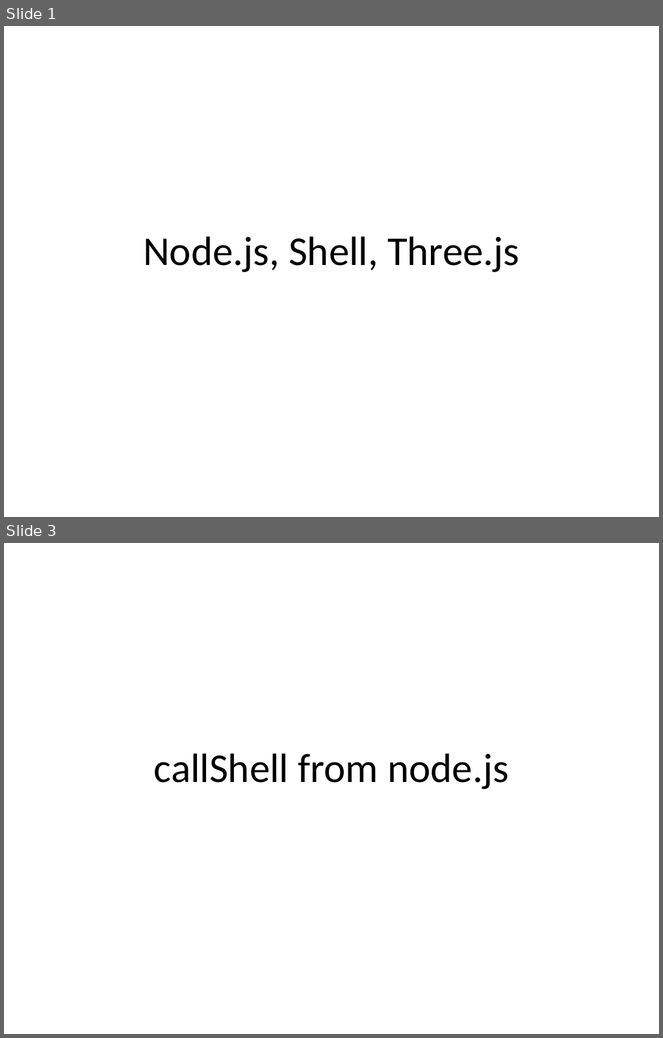
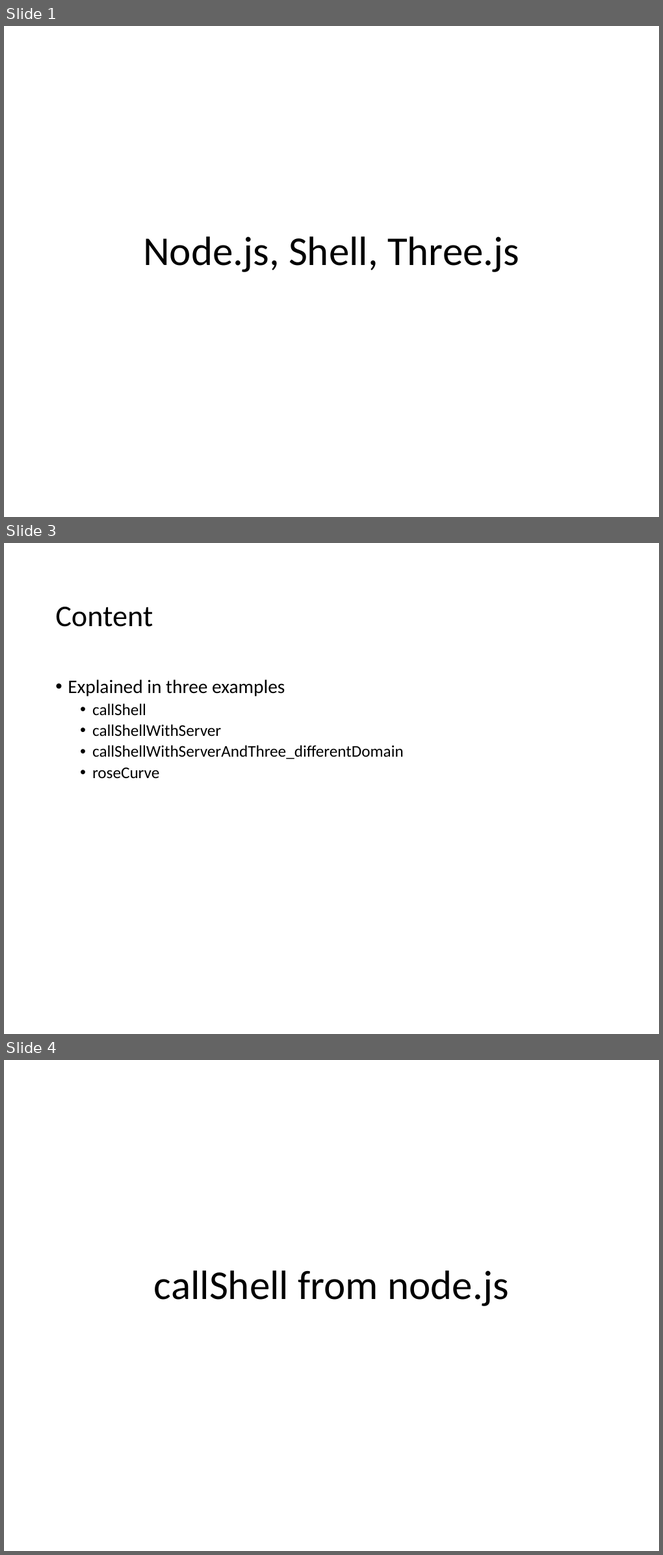
Before and after one commit to jyunming-chen/node-study, a slide deck: study.pptx. Shown one above the other, each under a label of ours: slides 1 and 3 before the commit, slides 1, 3 and 4 after it; the slides between them are not shown. The pictures are 663x1038 and 663x1555 pixels, drawn with LibreOffice and Linux fonts; fonts in the diff are those of the drawing. Boxes give left, top, right and bottom in pixels: in the first picture for what was removed or moved away, otherwise in the second. Text is boxed around its words. In the diff, an @@ line names an element or a change of style, - is before the commit and + after.

```diff
--- a/study.pptx
+++ b/study.pptx
@@ slide 3 added at (4,543,659,1034), background #FFFFFF @@
@@ title added at (55,607,153,627), 33 pt, text #000000 @@
+Content
@@ text added at (68,679,404,779), 18 pt, text #000000 @@
+• Explained in three examples
+  • callShell
+  • callShellWithServer
+  • callShellWithServerAndThree_differentDomain
+  • roseCurve
@@ what was slide 3 is now slide 4 @@
```
Also in this commit, not shown: 6 slides changed, 21 other slides added, 1 slide removed, 29 other files.
